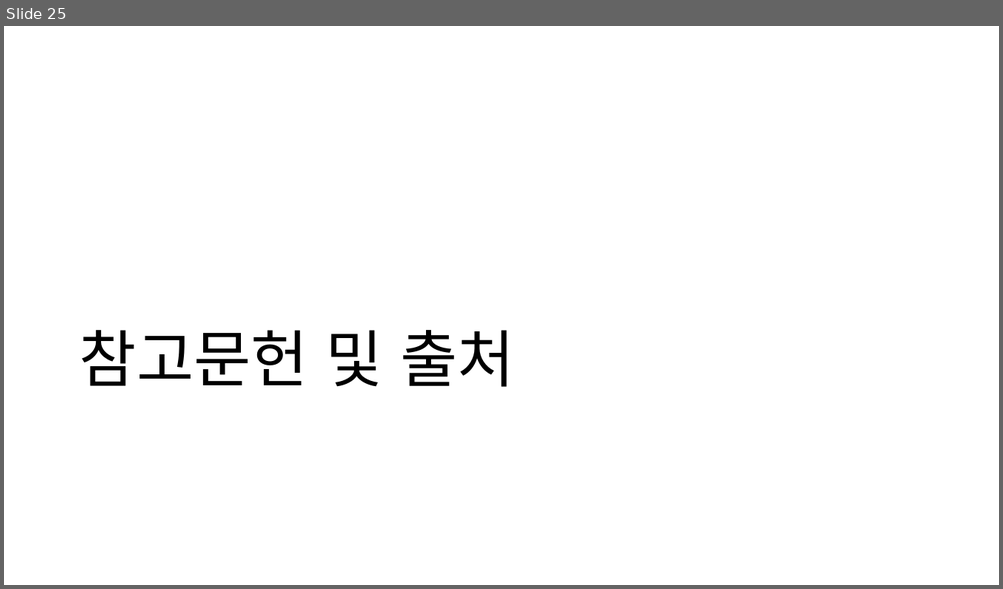
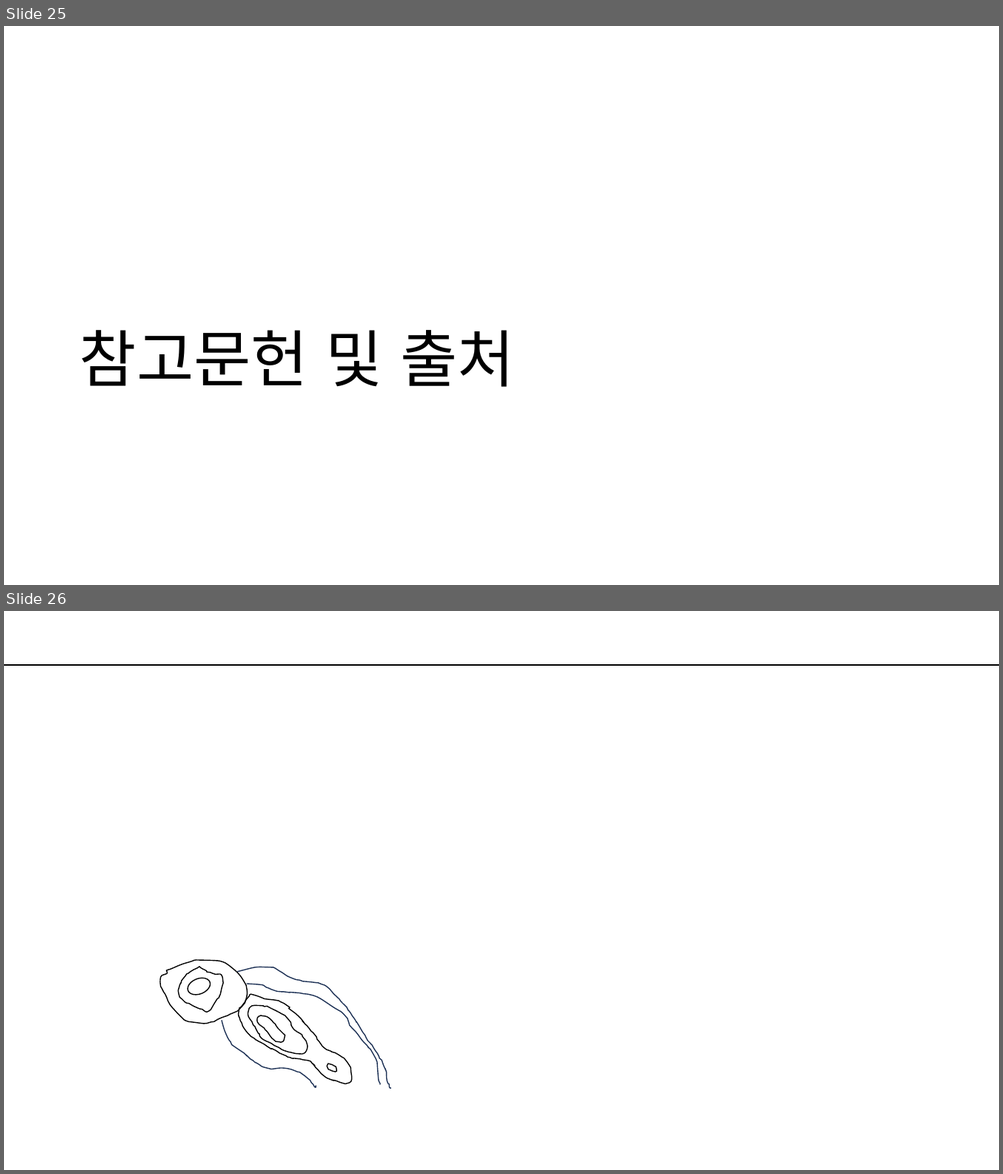
Before and after one commit to kwakyerin/2026_Graduation_Project, a slide deck: documents/HyunahKwon/design/designing/for_teammates/프로토타입_기획.pptx. Shown one above the other, each under a label of ours: slide 25 before the commit, slides 25 and 26 after it. The pictures are 1003x589 and 1003x1174 pixels, drawn with LibreOffice and Linux fonts; fonts in the diff are those of the drawing. Boxes give left, top, right and bottom in pixels: in the first picture for what was removed or moved away, otherwise in the second. Text is boxed around its words. In the diff, an @@ line names an element or a change of style, - is before the commit and + after.

```diff
--- a/documents/HyunahKwon/design/designing/for_teammates/프로토타입_기획.pptx
+++ b/documents/HyunahKwon/design/designing/for_teammates/프로토타입_기획.pptx
@@ slide 26 added at [4,611,999,1170], background #FFFFFF @@
@@ line added from (4, 665) to (999, 665), #000000 1 pt @@
@@ freeform shape added at [160,960,247,1024], outline #000000 1 pt @@
@@ freeform shape added at [178,967,222,1012], outline #000000 1 pt @@
@@ ellipse added at [185,975,212,998], outline #000000 1 pt @@
@@ freeform shape added at [237,968,390,1089], outline #1E3256 1 pt @@
@@ freeform shape added at [247,984,380,1085], outline #1E3256 1 pt @@
@@ freeform shape added at [239,994,352,1084], outline #000000 1 pt @@
@@ freeform shape added at [248,1005,307,1054], outline #000000 1 pt @@
@@ freeform shape added at [222,1021,316,1088], outline #1E3256 1 pt @@
@@ freeform shape added at [257,1016,284,1043], outline #000000 1 pt @@
@@ freeform shape added at [327,1064,337,1072], outline #000000 1 pt @@
```
Also in this commit, not shown: 13 slides changed, 1 other file.
